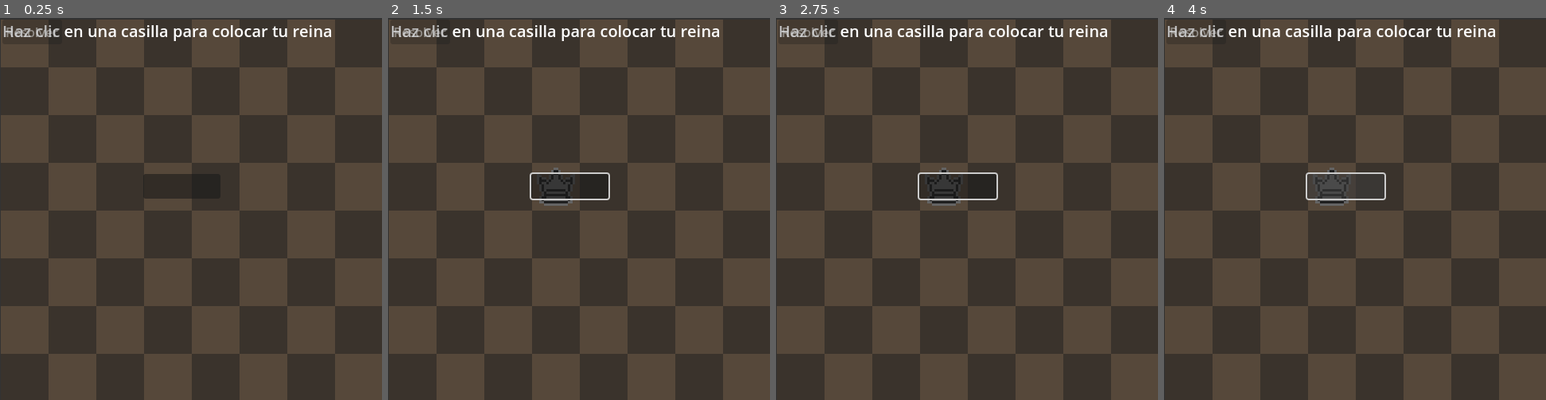
Above: before the commit, frames 1-4 (left to right).
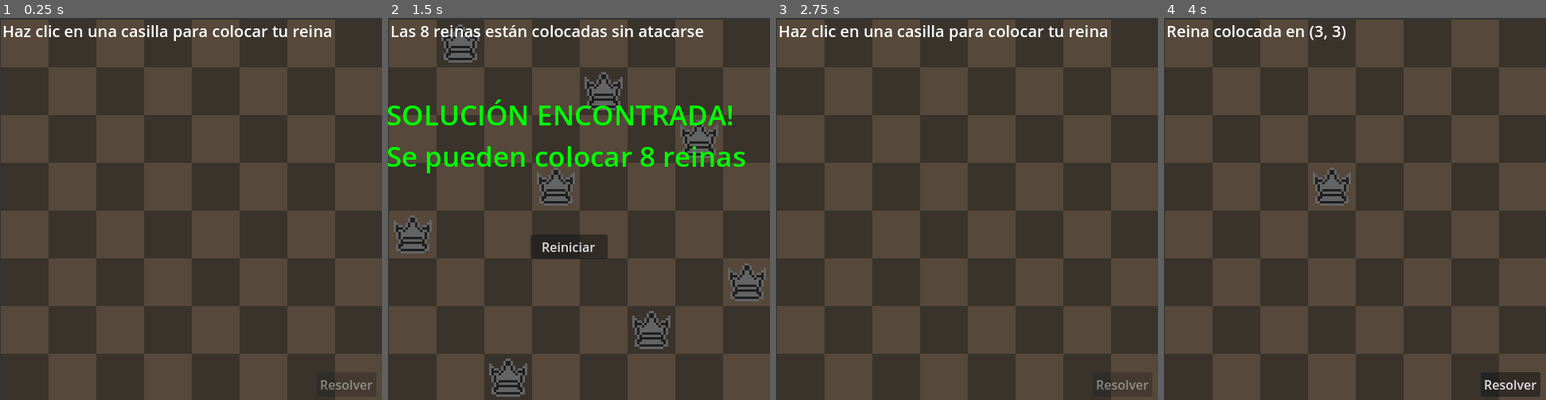
Above: after the commit, the same moments.

Repository: marvinmar3/ocho_reinas_ia
Game: Godot game, scene res://scenes/game.tscn
Same seed, same stepped clock (60 frames per second), same inputs: the game is played once before the commit and once after it.
Inputs (mouse positions are in pixels of both pictures, inside the frame that each line leads up to):
- Up to frame 1 (0.25 s): no input
- Up to frame 2 (1.5 s): click (571, 186) at 0.52 s; click (735, 384) at 1.25 s, where only the run after the commit has a clickable "Resolver"
- Up to frame 3 (2.75 s): click (955, 247) at 2 s, where only the run after the commit has a clickable "Reiniciar"
- Up to frame 4 (4 s): click (1347, 186) at 2.77 s; click (1347, 186) at 3.52 s

The runs differ from the first frame. In frame 1, 1.2% of the frame differs, in the area x 1-98%, y 1-98%; in frame 2, 12%, in the area x 0-99%, y 1-100%; in frame 3, 1.6%; in frame 4, 2.6%.
Error before the commit: Attempt to call function 'hide' in base 'null instance' on a null instance. (res://scripts/ocho_reinas_game.gd:21)

Commit message:
finalizado funcional

Diff:
--- a/scenes/game.tscn
+++ b/scenes/game.tscn
@@ -30,7 +30,7 @@
 color = Color(0.164706, 0.164706, 0.164706, 0.729412)
 metadata/_edit_use_anchors_ = true
 
-[node name="InstructionLabel" type="Label" parent="Control"]
+[node name="Instruction Label" type="Label" parent="Control"]
 layout_mode = 1
 anchors_preset = 10
 anchor_right = 1.0
@@ -39,7 +39,7 @@
 theme_override_font_sizes/font_size = 20
 text = "Haz clic en una casilla para colocar tu reina"
 
-[node name="ResultLabel" type="Label" parent="Control"]
+[node name="Result Label" type="Label" parent="Control"]
 layout_mode = 1
 anchors_preset = -1
 anchor_left = 0.458506
@@ -55,27 +55,30 @@
 theme_override_font_sizes/font_size = 35
 metadata/_edit_use_anchors_ = true
 
-[node name="Reiniciar" type="Button" parent="Control"]
+[node name="Reset Button" type="Button" parent="Control"]
 layout_mode = 1
 anchors_preset = -1
-anchor_left = 0.475104
-anchor_top = 0.363071
-anchor_right = 0.475104
-anchor_bottom = 0.363071
+anchor_left = 0.473029
+anchor_top = 0.520747
+anchor_right = 0.473029
+anchor_bottom = 0.520747
 offset_left = -52.0
 offset_top = 19.0
 offset_right = 45.0
 offset_bottom = 50.0
 grow_horizontal = 2
 grow_vertical = 2
+text = "Reiniciar"
 metadata/_edit_use_anchors_ = true
 
-[node name="Resolver" type="Button" parent="Control"]
+[node name="Solve Button" type="Button" parent="Control"]
 layout_mode = 0
-offset_right = 8.0
-offset_bottom = 8.0
+offset_left = 395.0
+offset_top = 443.0
+offset_right = 470.0
+offset_bottom = 474.0
 disabled = true
 text = "Resolver"
 
-[connection signal="pressed" from="Control/Reiniciar" to="." method="_on_button_pressed"]
-[connection signal="pressed" from="Control/Resolver" to="." method="_on_solve_button_pressed"]
+[connection signal="pressed" from="Control/Reset Button" to="." method="_on_reset_button_pressed"]
+[connection signal="pressed" from="Control/Solve Button" to="." method="_on_solve_button_pressed"]
--- a/scripts/board.gd
+++ /dev/null
@@ -1,164 +0,0 @@
-extends Node2D
-
-@export var pieces = []; #contiene todas laspiezas del tablero b&w
-@export var piece_scene = preload("res://scenes/Piece.tscn") #escena precargada se utiliza como molde
-
-#para verificr jaque
-@export var white_king_pos: Vector2 #posicion del rey blanco en el tab
-@export var black_king_pos: Vector2 #pos del rey negro
-
-const CELL_SIZE = 60 #tam de cada casilla del tablero en pixeles
-
-#primero dibuja el tablero luego coloca las piezas
-func _ready():
-	draw_board()
-	init_pieces()
-
-#dibuja todas las casillas del tablero (8x8=64)
-func draw_board():
-	for x in range(8):
-		for y in range(8):
-			draw_cell(x, y)
-
-#dibuja una casilla individual en la pos (x,y)
-#alternan colores como tablero real xd
-func draw_cell(x, y):
-	var rect = ColorRect.new()
-	# si la suma de x y y es par , color claro; impar: oscuro
-	rect.color = Color(0.8, 0.6, 0.4) if (x + y) % 2 == 0 else Color(0.4, 0.3, 0.2)
-	rect.size = Vector2(CELL_SIZE, CELL_SIZE)
-	rect.position = Vector2(
-		x * CELL_SIZE,
-		y * CELL_SIZE
-	)
-	rect.z_index = -100
-	add_child(rect)
-
-#inicialixa todas las piezas del juego
-func init_pieces():
-	#recorre la lista de piezas iniciales definidas en globals
-	for piece_tuple in Globals.INITIAL_PIECE_SET_SINGLE:
-		var piece_type = piece_tuple[0]
-		#pos de la pieza negra (superior)
-		var black_piece_pos = Vector2(piece_tuple[1], piece_tuple[2])
-		#pos de la pieza blanca espejeada (8-1 para inveritir posiciones)
-		var white_piece_pos = Vector2(piece_tuple[1], 8 -  1 - piece_tuple[2])
-
-		var black_piece = piece_scene.instantiate()
-		add_child(black_piece)
-		black_piece.init_piece(
-			piece_type,
-			Globals.COLORS.BLACK,
-			black_piece_pos,
-			self
-		)
-		pieces.append(black_piece)
-
-		# crea pieza blnca
-		var white_piece = piece_scene.instantiate()
-		add_child(white_piece)
-		white_piece.init_piece(
-			piece_type,
-			Globals.COLORS.WHITE,
-			white_piece_pos,
-			self
-		)
-		pieces.append(white_piece)
-		#si hay un rey guardar su posicion especial
-		if piece_type == Globals.PIECE_TYPES.KING:
-			register_king(white_piece_pos, Globals.COLORS.WHITE)
-			register_king(black_piece_pos, Globals.COLORS.BLACK)
-
-#se llama cada que el rey se mueve
-func register_king(pos, col):
-	match col:
-		Globals.COLORS.WHITE:
-			white_king_pos = pos
-		Globals.COLORS.BLACK:
-			black_king_pos = pos
-
-
-#busca y retorna la pieza que esta en una pos especif
-func get_piece(pos: Vector2):
-	for piece in pieces:
-		if piece.board_position == pos:
-			return piece
-
-#elimina una pieza del tab
-func delete_piece(piece):
-	for i in range(len(pieces)):
-		if pieces[i] == piece:
-			var popped = pieces.pop_at(i)
-			# Solo liberar si está en el árbol de escena
-			if popped.is_inside_tree():
-				popped.queue_free()
-			return
-
-#retorna: Lista de posiciones a donde puede moverse
-func beam_search_threat(own_color, cur_x, cur_y, inc_x, inc_y):
-
-	var threat_pos = [] #lista de posiciones validas
-
-	#avanzar un paso en la dir indicada
-	cur_x += inc_x
-	cur_y += inc_y
-
-	#seguir avanzzando mientras estamos dentro del tablero
-	while cur_x >= 0 and cur_x < 8 and cur_y >= 0 and cur_y < 8:
-		var cur_pos = Vector2(cur_x, cur_y)
-		var cur_piece = get_piece(cur_pos)
-		if cur_piece != null:
-			#hay una pieza aqui
-			if cur_piece.color != own_color:
-				#es enemiga: podemos capturarla ; añadir a la lista
-				threat_pos.append(cur_pos)
-			break
-		threat_pos.append(cur_pos)
-		cur_x += inc_x
-		cur_y += inc_y
-
-	return threat_pos
-
-#busca amenaza en una casilla
-func spot_search_threat(
-	own_color,
-	cur_x, cur_y,
-	inc_x, inc_y,
-	threat_only = false, free_only = false
-):
-	#calcular la pos del objetivo
-	cur_x += inc_x
-	cur_y += inc_y
-
-	#verif dentro del tablero
-	if cur_x >= 8 or cur_x < 0 or cur_y >= 8 or cur_y < 0:
-		return
-
-	var cur_pos = Vector2(cur_x, cur_y)
-	var cur_piece = get_piece(cur_pos)
-
-	if cur_piece != null:
-		#hay una pieza
-		if free_only:
-			return
-		return cur_pos if cur_piece.color != own_color else null
-	return cur_pos if not threat_only else null
-
-#crea una copia del tablero pa siular movimientos
-#la ia usa esto para pensar sin afecta el juego real
-func clone():
-	# Crear un nuevo nodo Board
-	var new_board = Node2D.new()
-	new_board.set_script(self.get_script())
-
-	# Copiar las posiciones de los reyes
-	new_board.white_king_pos = white_king_pos
-	new_board.black_king_pos = black_king_pos
-
-	# Copiar cada pieza
-	new_board.pieces = []
-	for piece in pieces:
-		var new_piece = piece.clone(new_board)
-		new_board.pieces.append(new_piece)
-
-	return new_board
--- a/scripts/ocho_reinas_game.gd
+++ b/scripts/ocho_reinas_game.gd
@@ -19,6 +19,8 @@
 	user_placed_queen = false
 	solving = false
 	result_label.hide()
+	reset_button.hide()
+	solve_button.show()
 	instruction_label.text = "Haz clic en una casilla para colocar tu reina"
 	solve_button. disabled = true
 
@@ -49,6 +51,7 @@
 
 	solving = true
 	instruction_label.text = "Buscando solución..."
+	solve_button.hide()
 
 	# Pequeña pausa para mostrar el mensaje
 	await get_tree().create_timer(0.1).timeout
@@ -63,6 +66,7 @@
 	result_label.text = "SOLUCIÓN ENCONTRADA!\nSe pueden colocar 8 reinas"
 	result_label.add_theme_color_override("font_color", Color.GREEN)
 	result_label.show()
+	reset_button.show()
 	instruction_label.text = "Las 8 reinas están colocadas sin atacarse"
 
 func _on_no_solution():
@@ -70,9 +74,10 @@
 	result_label.text = "NO ES POSIBLE\nNo se pueden colocar 7 reinas más\ndesde esta posición inicial"
 	result_label.add_theme_color_override("font_color", Color.RED)
 	result_label.show()
+	reset_button.show()
 	instruction_label.text = "Intenta con otra posición inicial"
 
 func _on_reset_button_pressed():
 	board.clear_all_queens()
 	init_game()
-	result_label.hide()
+	#result_label.hide()
Not shown, removed: scripts/board.gd.uid
Not shown, changed: .DS_Store
